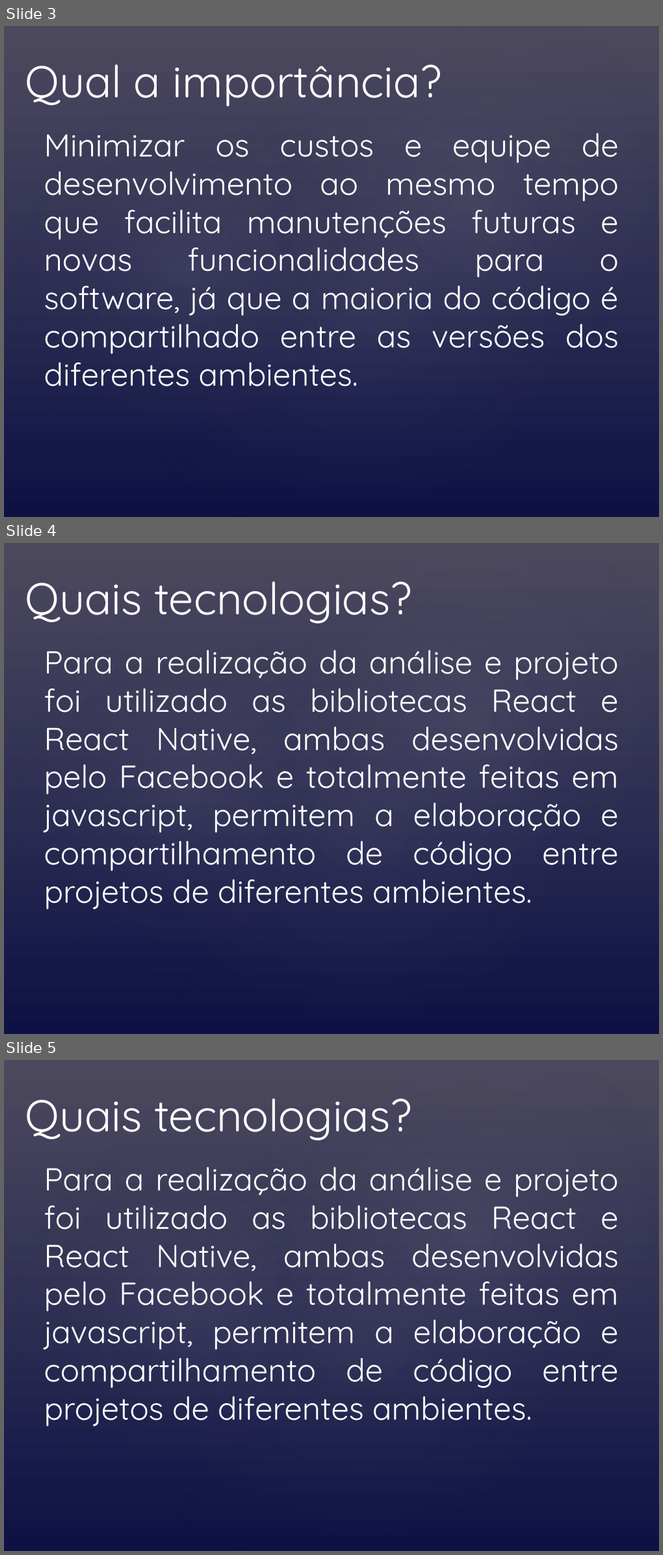
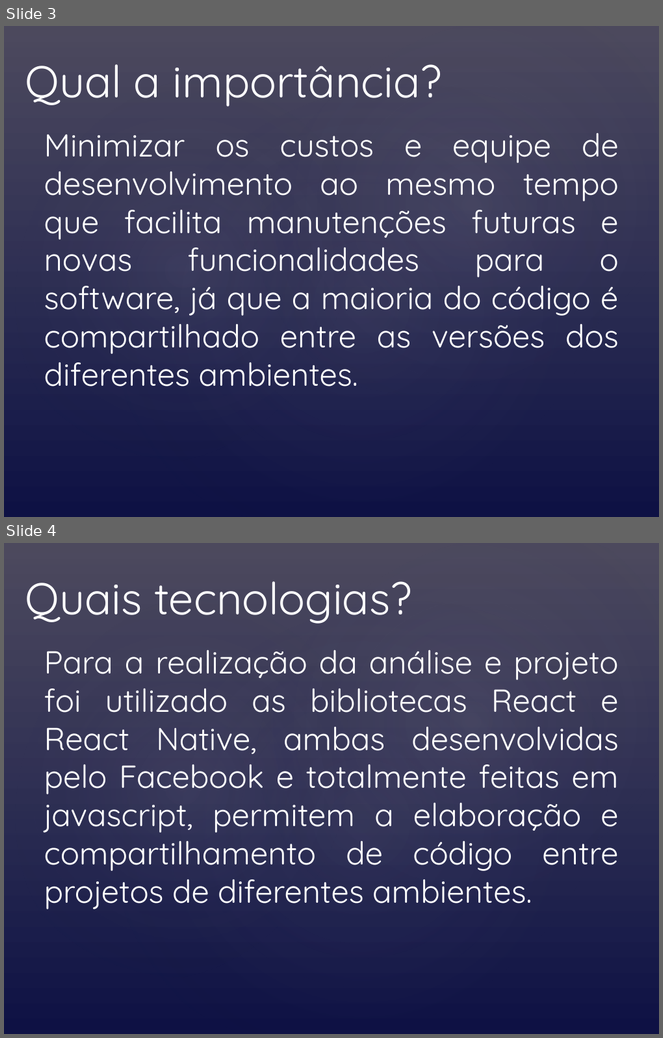
Before and after one commit to leommh-zz/MarvizWeb, a slide deck: Apresentação.pptx. Shown one above the other, each under a label of ours: slides 3, 4 and 5 before the commit, slides 3 and 4 after it. The pictures are 663x1555 and 663x1038 pixels, drawn with LibreOffice and Linux fonts; fonts in the diff are those of the drawing. Boxes give left, top, right and bottom in pixels: in the first picture for what was removed or moved away, otherwise in the second. Text is boxed around its words. In the diff, an @@ line names an element or a change of style, - is before the commit and + after.

```diff
--- a/Apresentação.pptx
+++ b/Apresentação.pptx
@@ slide 4 removed at [4,543,659,1034], background gradient #4B4D65 to #0C1143; not listed: 4 template elements that a slide beside it also shows @@
@@ text removed at [25,581,412,624] @@
-Quais tecnologias?
@@ text removed at [44,650,619,910] @@
-Para a realização da análise e projeto foi utilizado as bibliotecas React e React Native, ambas desenvolvidas pelo Facebook e totalmente feitas em javascript, permitem a elaboração e compartilhamento de código entre projetos de diferentes ambientes.
@@ what was slide 5 is now slide 4 @@
```
Also in this commit, not shown: 6 other files.
